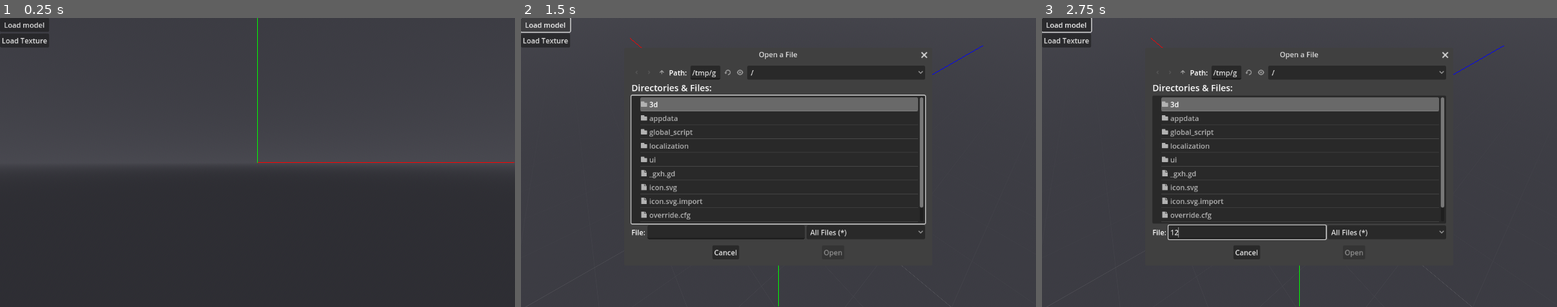
Above: before the commit, frames 1-3 (left to right).
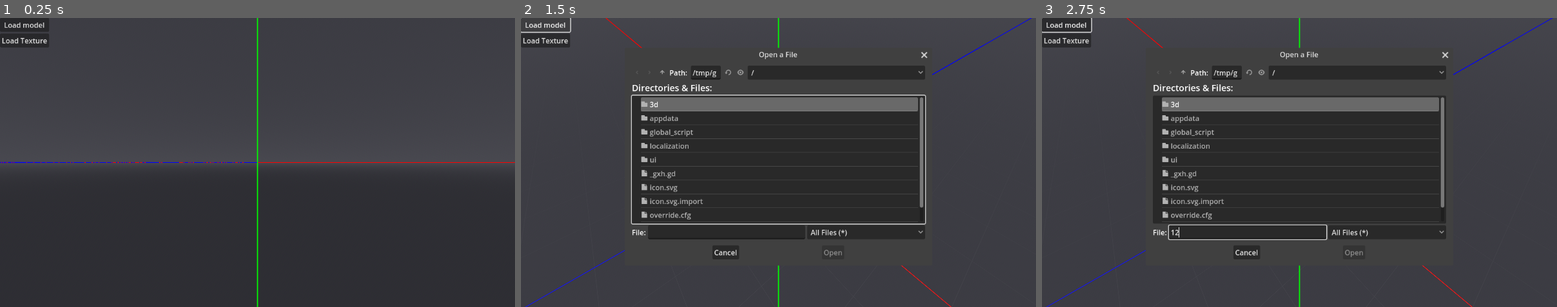
Above: after the commit, the same moments.

Repository: Nusiq/McGdModeling
Game: Godot game, scene res://ui/main/main_menu.tscn
Same seed, same stepped clock (60 frames per second), same inputs: the game is played once before the commit and once after it.
Inputs (mouse positions are in pixels of both pictures, inside the frame that each line leads up to):
- Up to frame 1 (0.25 s): no input
- Up to frame 2 (1.5 s): tap Enter at 0.5 s; hold Middle mouse button (gesture.pan_view) 0.53-1.25 s; click (778, 162) at 0.67 s; click "Load model" at 1.25 s
- Up to frame 3 (2.75 s): click (1248, 231) at 2.02 s; type "12" at 2.1 s

The runs differ from the first frame. In frame 1, 0.5% of the frame differs, in the area x 0-100%, y 0-100%; in frame 2, 1.3%; in frame 3, 1.3%.

Commit message:
Very basic axes shader: - Added new axes shader and it's demo scene - Added the axes shader to the editor_viewport

Diff:
--- /dev/null
+++ b/3d/axes/_example/view_axes.tscn
@@ -0,0 +1,28 @@
+[gd_scene load_steps=5 format=3 uid="uid://d0dh077tx2eqq"]
+
+[ext_resource type="Shader" path="res://3d/axes/axes.gdshader" id="1_pdhkg"]
+
+[sub_resource type="ShaderMaterial" id="ShaderMaterial_da5mn"]
+render_priority = 0
+shader = ExtResource("1_pdhkg")
+shader_parameter/line_width = 0.004
+shader_parameter/albedo_x = Color(1, 0, 0, 1)
+shader_parameter/albedo_y = Color(0, 1, 0, 1)
+shader_parameter/albedo_z = Color(0, 0, 1, 1)
+shader_parameter/max_line_alpha = 1.0
+shader_parameter/axis_rotation = Vector3(0, 0, 0)
+
+[sub_resource type="PlaneMesh" id="PlaneMesh_aarjg"]
+material = SubResource("ShaderMaterial_da5mn")
+
+[sub_resource type="TorusMesh" id="TorusMesh_nnhyf"]
+
+[node name="ViewAxes" type="Node3D"]
+
+[node name="MeshInstance3D" type="MeshInstance3D" parent="."]
+transform = Transform3D(14.6175, 20.2553, 16.6148, 0, 19.0261, -23.195, -26.1979, 11.3017, 9.27049, 11.4476, 11.7421, 8.74261)
+mesh = SubResource("PlaneMesh_aarjg")
+
+[node name="MeshInstance3D2" type="MeshInstance3D" parent="."]
+transform = Transform3D(2.47147, 3.65709, -4.06418, -5.46734, 1.65316, -1.83718, 0, 4.46013, 4.01338, -11.9195, -4.76837e-07, -6.1252)
+mesh = SubResource("TorusMesh_nnhyf")
--- /dev/null
+++ b/3d/axes/axes.gdshader
@@ -0,0 +1,192 @@
+// Draws a grid on XZ plane. The grid changes precision when the camera gets
+// closer to it. It always displays some unit of length divided into
+// subcell_row_count smaller units
+shader_type spatial;
+render_mode blend_mix,depth_draw_opaque, unshaded;
+
+// Width of the grid lines
+uniform float line_width: hint_range(0.001, 10.0) = 0.004;
+// The color of the material
+uniform vec3 albedo_x: source_color = vec3(1.0, 0.0, 0.0);
+uniform vec3 albedo_y: source_color = vec3(0.0, 1.0, 0.0);
+uniform vec3 albedo_z: source_color = vec3(0.0, 0.0, 1.0);
+// The maximum alpha value of the material
+uniform float max_line_alpha: hint_range(0.0, 1.0) = 1.0;
+
+// The rotation of the axes expresses in euler angles using degrees
+uniform vec3 axis_rotation = vec3(0.0, 0.0, 0.0);
+
+// Convinience structure used for return values from certain drawing functions.
+struct AlphaDepthAlbedo {
+	float alpha;
+	float depth;
+	vec3 albedo;
+};
+
+AlphaDepthAlbedo max_ada(
+		const AlphaDepthAlbedo ada1, const AlphaDepthAlbedo ada2) {
+	// If one of the inputs has 0 alpha return the other one (when both are
+	// 0.0 we don't really care which one we get)
+	if (ada2.alpha < 10e-6) {
+		return ada1;
+	}
+	if (ada1.alpha < 10e-6) {
+		return ada2;
+	}
+	// Good enough approximation of what we should see
+	return AlphaDepthAlbedo(
+		max(ada1.alpha, ada2.alpha),
+		max(ada1.depth, ada2.depth),
+		ada1.depth > ada2.depth ? ada1.albedo : ada2.albedo
+	);
+}
+
+// Takes 3 angles in radians and creates a rotation matrix that applies the
+// rotation in order x, y, z.
+mat3 rotation_matrix(vec3 rotation) {
+	float sinx = sin(rotation.x);
+	float cosx = cos(rotation.x);
+	float siny = sin(rotation.y);
+	float cosy = cos(rotation.y);
+	float sinz = sin(rotation.z);
+	float cosz = cos(rotation.z);
+	mat3 rotx = mat3(
+		vec3(cosx, -sinx, 0),
+		vec3(sinx, cosx, 0),
+		vec3(0, 0, 1)
+	);
+	mat3 roty = mat3(
+		vec3(cosy, 0, siny),
+		vec3(0, 1, 0),
+		vec3(-siny, 0, cosy)
+	);
+	mat3 rotz = mat3(
+		vec3(1, 0, 0),
+		vec3(0, cosz, -sinz),
+		vec3(0, sinz, cosz)
+	);
+	return rotx * roty * rotz;
+}
+
+// Returns alpha and depth values needed for drawing a line.
+AlphaDepthAlbedo draw_line(
+		vec3 view_slope,
+		vec3 view_origin,
+		vec3 line_slope,
+		vec3 line_origin,
+		vec3 albedo_,
+
+		// Ugly workaround for Godots shader limitations
+		mat4 PROJECTION_MATRIX_,
+		mat4 VIEW_MATRIX_) {
+	// Line equation:
+	// 0 = slope * t + origin
+	// Finding closest points. Source: https://en.wikipedia.org/wiki/Skew_lines#Nearest_points
+	// If you want to find 2 closest points between the lines, you need to find
+	// the corss product between them. This will define the slope vector that is
+	// perpendicular to both of the lines.
+	vec3 cross_slope = cross(view_slope, line_slope);
+	// We're looking for closest points. Let's call them view_closest_point and
+	// line_closest_point
+	// If it was zero it means that lines are parallel
+	if (length(cross_slope) < 10e-4) {
+		return AlphaDepthAlbedo(0.0, 0.0, vec3(0.0));
+	}
+	// You can use the cross_slope vector to move one of the lines up/down which
+	// basically defines a plane. For example we can move the "view" line. It
+	// creates a plane that contains both points (view_closest_point and
+	// line_closest_point) and is perpendicular to
+	// cross(view_slope, cross_slope). We know that because bot view_slope and
+	// cross_slope lay flat on the plane.
+	vec3 view_plane_normal = cross(view_slope, cross_slope);
+	// Second plane is similar
+	vec3 line_plane_normal = cross(line_slope, cross_slope);
+
+	// Now we just need to calculate the intersection of the other line,
+	// with the plane. We can use this equation:
+	// https://en.wikipedia.org/wiki/Line%E2%80%93plane_intersection#Algebraic_form
+	// (this still follows the tutorial from wikipedia about nearest points
+	// but the other links is for better understanding). We can insert the
+	// plane equation into "t" parameter.
+
+	// Calculate the denominators of the equations to avoid 0 division. In
+	// theory it shouldn't be possible because we already know that the
+	// lines we check come through the planes (because the cross_slope is
+	// not 0), but maybe because of the rounding errors it could happen.
+	float view_intersection_t_denominator = dot(line_plane_normal, view_slope);
+	float line_intersection_t_denominator = dot(view_plane_normal, line_slope);
+	if (
+			abs(view_intersection_t_denominator) < 10e-7 &&
+			abs(line_intersection_t_denominator) < 10e-7
+	) {
+		return AlphaDepthAlbedo(0.0, 0.0, vec3(0.0));
+	}
+
+	float view_intersection_t =
+		dot((line_origin - view_origin), line_plane_normal) /
+		view_intersection_t_denominator;
+	vec3 view_closest_point =
+		view_slope * view_intersection_t
+		+ view_origin;
+	float line_intersection_t =
+		dot((view_origin - line_origin), view_plane_normal) /
+		line_intersection_t_denominator;
+	vec3 line_closest_point =
+		line_slope * line_intersection_t
+		+ line_origin;
+
+
+
+	// We base the alpha of the line on the distance between the points
+	// on the screen. We need to convert them to the view space first to
+	// compare.
+	vec4 line_closest_point_projection =
+		PROJECTION_MATRIX_ * VIEW_MATRIX_ * vec4(line_closest_point, 1);
+	vec4 view_closest_point_projection =
+		PROJECTION_MATRIX_ * VIEW_MATRIX_ * vec4(view_closest_point, 1);
+	float depth = line_closest_point_projection.z / line_closest_point_projection.w;
+
+	float pixels_distance = distance(
+		line_closest_point_projection.xy / line_closest_point_projection.w,
+		view_closest_point_projection.xy / view_closest_point_projection.w
+	);
+	float pixels_distance_alpha =  // Interpolate towards the center
+		1.0-min(line_width, pixels_distance)/line_width;
+
+	if (view_intersection_t >= 0.0) {
+		return AlphaDepthAlbedo(0.0, 0.0, vec3(0.0));
+	}
+	float alpha = pixels_distance_alpha * max_line_alpha;
+	return AlphaDepthAlbedo(alpha, depth, albedo_);
+}
+
+void fragment() {
+	// Get the view ray - that's the slope of the line
+	vec3 view_slope = normalize(mat3(INV_VIEW_MATRIX) * VIEW);
+	vec3 view_origin = CAMERA_POSITION_WORLD;
+
+	mat3 line_matrix = rotation_matrix(radians(axis_rotation));
+	//line_matrix = rotation_matrix(0.0, TAU*0.66, 0);
+	vec3 line_slope = line_matrix * vec3(1.0, 0, 0);
+	vec3 line_origin = vec3(0, 0, 0);
+	AlphaDepthAlbedo line_1 = draw_line(
+		view_slope, view_origin, line_slope, line_origin, albedo_x,
+		PROJECTION_MATRIX, VIEW_MATRIX);
+	line_slope = line_matrix * vec3(0.0, 1.0, 0);
+	line_origin = vec3(0, 0, 0);
+	AlphaDepthAlbedo line_2 = draw_line(
+		view_slope, view_origin, line_slope, line_origin, albedo_y,
+		PROJECTION_MATRIX, VIEW_MATRIX);
+	line_slope = line_matrix * vec3(0.0, 0, 1.0);
+	line_origin = vec3(0, 0, 0);
+	AlphaDepthAlbedo line_3 = draw_line(
+		view_slope, view_origin, line_slope, line_origin, albedo_z,
+		PROJECTION_MATRIX, VIEW_MATRIX);
+	AlphaDepthAlbedo result = max_ada(max_ada(
+		line_1, line_2
+	), line_3);
+
+	ALPHA = result.alpha;
+	DEPTH = result.depth;
+	ALBEDO = result.albedo;
+}
--- a/3d/axes_mesh/_example/axes_mesh_interactive.tscn
+++ b/3d/axes_mesh/_example/axes_mesh_interactive.tscn
@@ -39,10 +39,9 @@
 
 [node name="TargetDropdown" type="OptionButton" parent="Control/VBoxContainer"]
 layout_mode = 2
+selected = 0
 item_count = 3
-selected = 0
 popup/item_0/text = "No Target"
-popup/item_0/id = 0
 popup/item_1/text = "Node 1"
 popup/item_1/id = 1
 popup/item_2/text = "Node 2"
--- a/3d/editor_viewport/editor_viewport.tscn
+++ b/3d/editor_viewport/editor_viewport.tscn
@@ -1,8 +1,9 @@
-[gd_scene load_steps=9 format=3 uid="uid://byggwvgy1weio"]
+[gd_scene load_steps=12 format=3 uid="uid://byggwvgy1weio"]
 
 [ext_resource type="Script" path="res://3d/editor_viewport/editor_viewport.gd" id="1_lx2y6"]
 [ext_resource type="PackedScene" uid="uid://smlmre000euv" path="res://ui/mouse_gesture/mouse_gesture.tscn" id="2_jv0st"]
 [ext_resource type="Shader" path="res://3d/surface_grid/surface_grid.gdshader" id="3_33jrp"]
+[ext_resource type="Shader" path="res://3d/axes/axes.gdshader" id="4_2bo6f"]
 
 [sub_resource type="ProceduralSkyMaterial" id="ProceduralSkyMaterial_hea0x"]
 sky_top_color = Color(0.196078, 0.196078, 0.215686, 1)
@@ -33,6 +34,20 @@
 material = SubResource("ShaderMaterial_soxp8")
 size = Vector2(10, 10)
 
+[sub_resource type="ShaderMaterial" id="ShaderMaterial_gh1so"]
+render_priority = 0
+shader = ExtResource("4_2bo6f")
+shader_parameter/line_width = 0.004
+shader_parameter/albedo_x = Color(1, 0, 0, 1)
+shader_parameter/albedo_y = Color(0, 1, 0, 1)
+shader_parameter/albedo_z = Color(0, 0, 1, 1)
+shader_parameter/max_line_alpha = 1.0
+shader_parameter/axis_rotation = Vector3(0, 0, 0)
+
+[sub_resource type="PlaneMesh" id="PlaneMesh_6oin2"]
+material = SubResource("ShaderMaterial_gh1so")
+size = Vector2(10, 10)
+
 [node name="EditorViewport" type="Node3D"]
 script = ExtResource("1_lx2y6")
 
@@ -55,6 +70,10 @@
 transform = Transform3D(1, 0, 0, 0, -4.37114e-08, -1, 0, 1, -4.37114e-08, 4.28385e-08, 0, -0.990015)
 mesh = SubResource("PlaneMesh_pycb4")
 
+[node name="MeshInstance3D2" type="MeshInstance3D" parent="CameraTarget/CameraYaw/CameraPitch/Camera3D"]
+transform = Transform3D(1, 0, 0, 0, -4.37114e-08, -1, 0, 1, -4.37114e-08, 4.28385e-08, 0, -0.990015)
+mesh = SubResource("PlaneMesh_6oin2")
+
 [node name="KeyLight" type="DirectionalLight3D" parent="CameraTarget/CameraYaw/CameraPitch"]
 transform = Transform3D(0.707107, 0.353553, -0.612373, 0, 0.866026, 0.499999, 0.707107, -0.353553, 0.612373, 0, 0, 5)
 
